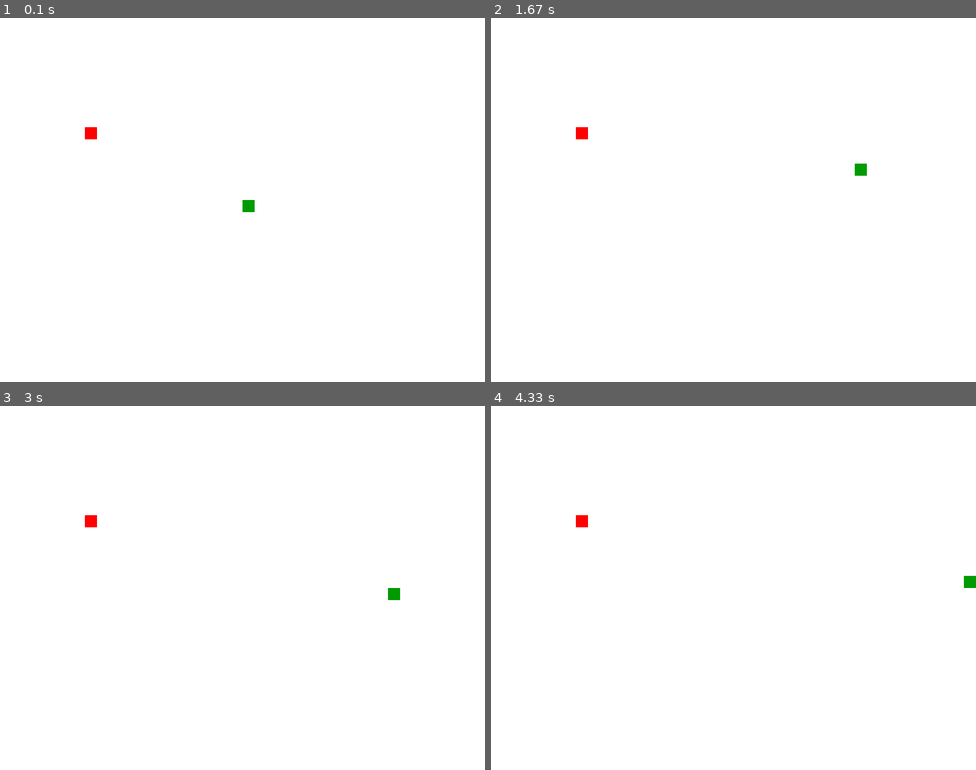
Above: before the commit, frames 1-4 (two rows, left to right).
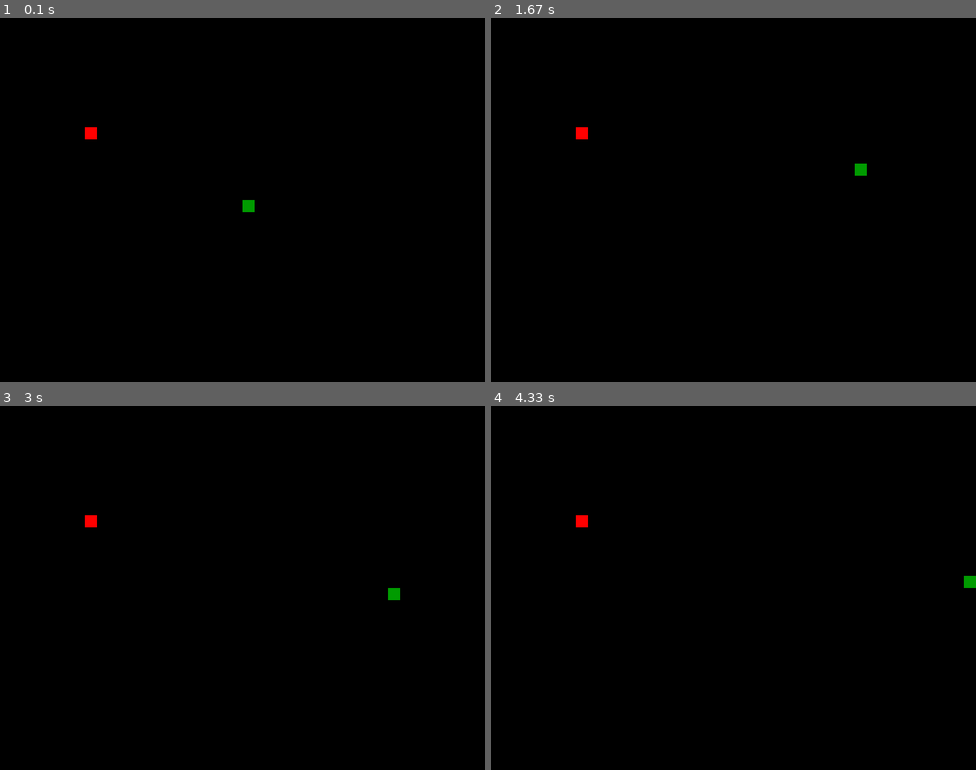
Above: after the commit, the same moments.

Repository: ComputerKWasTaken/PyGameSnake
Game: pygame game, started from snake.py
The game is run twice, just before and just after one commit, with the same random seed, the same clock (stepped at 60 frames per second) and the same inputs.
Inputs:
- Up to frame 1 (0.1 s): no input
- Up to frame 2 (1.67 s): hold D 0.33-0.8 s; hold W 0.83-1.13 s; hold D 1.17-1.63 s
- Up to frame 3 (3 s): hold S 2.23-2.53 s; hold A 2.57-2.97 s
- Up to frame 4 (4.33 s): hold W 3-3.37 s; hold D 3.4-4.03 s; hold S from 4.07 s (still down)

The runs differ from the first frame. In frame 1, 100% of the frame differs, in the area x 0-100%, y 0-100%; in frame 2, 100%; in frame 3, 100%; in frame 4, 100%.

Commit message:
Change background to black

Diff:
--- a/snake.py
+++ b/snake.py
@@ -58,7 +58,7 @@
     while not game_over:
 
         while game_close == True:
-            gameDisplay.fill(white)
+            gameDisplay.fill(black)
             message("You Lost! Press C to Play Again or Q to Quit", red)
             pygame.display.update()
 
@@ -91,7 +91,7 @@
             game_close = True
         x1 += x1_change
         y1 += y1_change
-        gameDisplay.fill(white)
+        gameDisplay.fill(black)
         pygame.draw.rect(gameDisplay, red, [foodx, foody, snake_block, snake_block])
         snake_Head = []
         snake_Head.append(x1)
